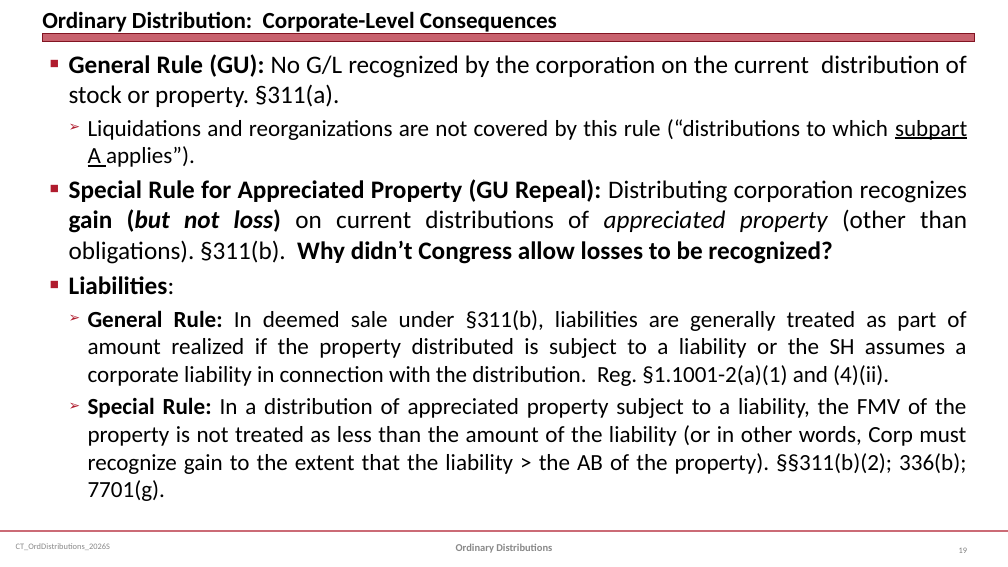
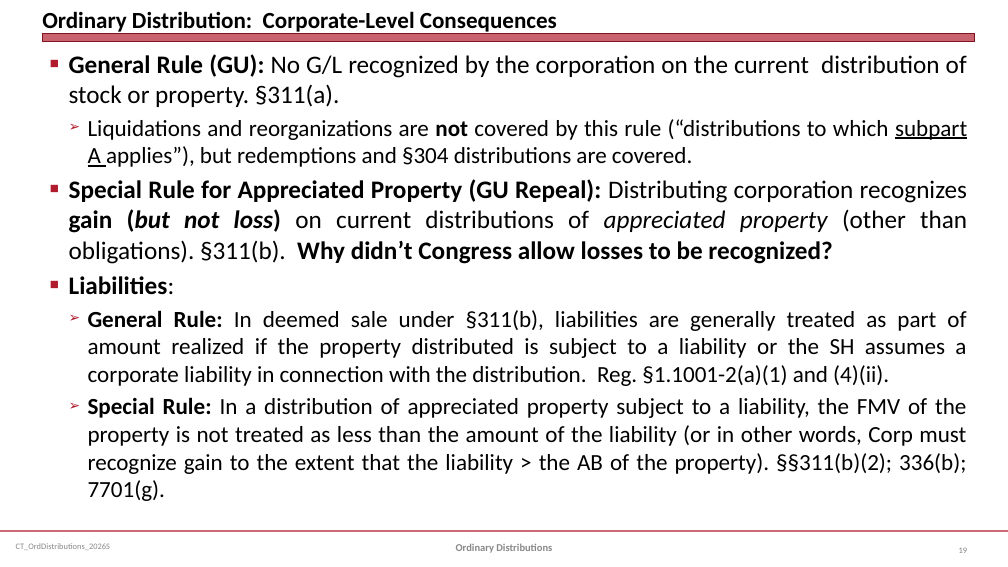
Before and after one commit to jmc877/Corporate-Tax, a slide deck: slide 19 of slides/CT_OrdDistributions_2026S.pptx. Drawn at 1008x567 pixels with LibreOffice and Linux fonts; fonts in the diff are those of the drawing. Boxes give left, top, right and bottom in pixels: in the first picture for what was removed or moved away, otherwise in the second. Text is boxed around its words. In the diff, an @@ line names an element or a change of style, - is before the commit and + after.

```diff
--- a/slides/CT_OrdDistributions_2026S.pptx
+++ b/slides/CT_OrdDistributions_2026S.pptx
@@ text at <box>88,119,967,167</box>: text changed @@
-  ➢ Liquidations and reorganizations are not covered by this rule (“distributions to which subpart A applies”).
+  ➢ Liquidations and reorganizations are not covered by this rule (“distributions to which subpart A applies”), but redemptions and §304 distributions are covered.
```
Also in this commit, not shown: 2 other slides changed.
